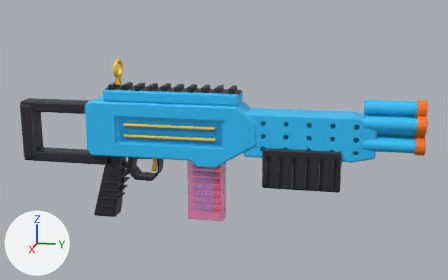
Two versions of the glTF model public/models/blasters/B01.glb, one commit apart.
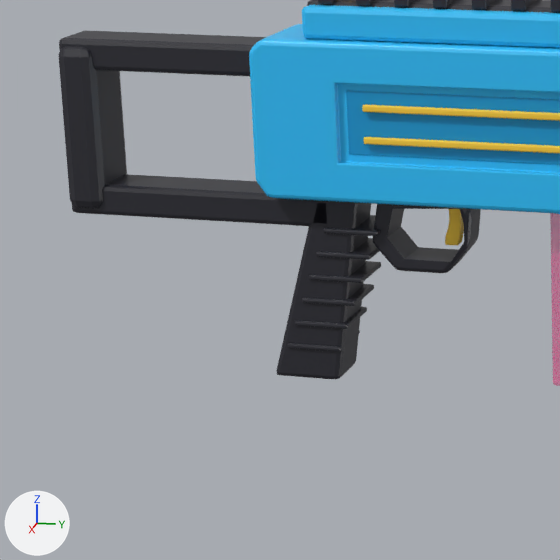
Each version appears first whole from a camera (50 mm lens) standing at (0.948, 0.358, 0.312) and looking at (-0.005, 0.168, 0.074), and next in a close-up on the part from 0% to 43% of the width and 31% to 99% of the height. Every picture has the same lights, and +X, +Y and +Z are marked at lower left. The older version's two pictures come first. Where no turn or scale is listed for an object, it has been applied to the vertices. Vertices at exactly the same position are counted once.

The first close-up shows 'body', 'mag', 'trigger'.
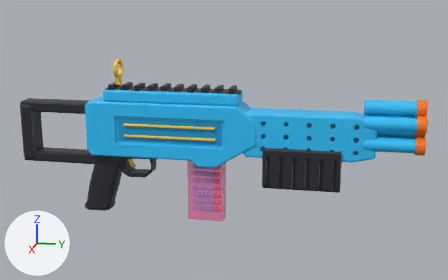
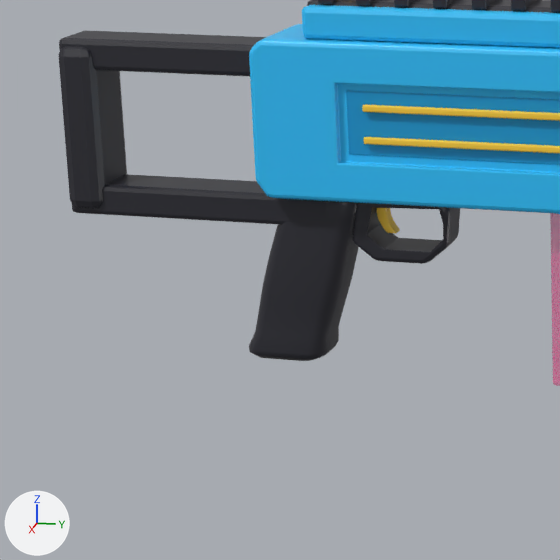
Boxes (x1, y1, x2, y2) around the edits, measured in the close-ups (560 x 560 px; the box of a moved part takes in the faces that stretch with it):
'body', reshaped: before (59, 0, 560, 380); after (59, 0, 560, 361)
'trigger', reshaped, moved: before (445, 209, 464, 245); after (377, 208, 400, 233)
part 1 of me_receiver_mesh, added: after (249, 201, 359, 361)
part 2 of me_receiver_mesh, deleted: before (316, 238, 379, 260)
part 3 of me_receiver_mesh, deleted: before (295, 307, 367, 329)
part 4 of me_receiver_mesh, deleted: before (288, 330, 360, 352)
part 5 of me_receiver_mesh, moved or reshaped: before (276, 201, 481, 380); after (352, 203, 460, 264)

Diff of the bpy script that builds the scene:
```diff
--- a/public/models/blasters/B01.glb.py
+++ b/public/models/blasters/B01.glb.py
@@ img_grip_horizontal_ribs @@
+img_grip_horizontal_ribs = load_image('Grip horizontal ribs', '_unpacked/Grip_horizontal_ribs', 128, 128, 'Non-Color')
@@ mat_grip_charcoal @@
+mat_grip_charcoal = bpy.data.materials.new('Grip charcoal')
+# colours: dark grey #2b2b33
+# uses the picture img_grip_horizontal_ribs
@@ me_receiver_mesh @@
 # used by ob_body; location = (0.0, 0.0, 0.0)
-me_receiver_mesh.from_pydata(...)  # 5260 vertices, 10552 faces; spans x -0.027..0.027, y -0.175..0.475, z -0.065..0.201
+me_receiver_mesh.from_pydata(...)  # 5252 vertices, 10560 faces; spans x -0.027..0.027, y -0.175..0.475, z -0.055..0.201
+# me_receiver_mesh part 1: a new loose piece of 384 vertices spanning x -0.016..0.016, y -0.072..-0.001, z -0.055..0.045, in mat_grip_charcoal
+# me_receiver_mesh part 2: the loose piece of 56 vertices spanning x -0.016..0.016, y -0.025..0.007, z 0.009..0.013 is deleted
+# me_receiver_mesh part 3: the loose piece of 56 vertices spanning x -0.016..0.016, y -0.04..-0.008, z -0.032..-0.03 is deleted
+# me_receiver_mesh part 4: the loose piece of 56 vertices spanning x -0.016..0.016, y -0.045..-0.013, z -0.047..-0.044 is deleted
+# me_receiver_mesh part 5: 37 vertices moved from x -0.016..0.016, y -0.035..0.012, z -0.019..0.044 to x -0.012..0.012, y 0.0..0.051, z 0.008..0.049; 507 vertices removed from x -0.016..0.016, y -0.054..0.065, z -0.065..0.049; 283 vertices added at x -0.012..0.012, y -0.005..0.053, z 0.007..0.048
 me_receiver_mesh.materials.append(mat_foam_blue)
@@ me_receiver_mesh @@
 me_receiver_mesh.materials.append(mat_safety_orange)
+me_receiver_mesh.materials.append(mat_grip_charcoal)
@@ me_trigger_mesh @@
 # used by ob_trigger; location = (0.0, 0.051, 0.047)
-me_trigger_mesh.from_pydata(...)  # 92 vertices, 180 faces; spans x -0.004..0.004, y -0.0056..0.006, z -0.03..0.0
+me_trigger_mesh.from_pydata(...)  # 140 vertices, 276 faces; spans x -0.004..0.004, y -0.0059..0.0056, z -0.025..0.0
+# me_trigger_mesh part 6: the whole mesh is rebuilt
 me_trigger_mesh.materials.append(mat_foam_yellow)
@@ ob_trigger @@
 ob_trigger = bpy.data.objects.new('trigger', me_trigger_mesh)
-ob_trigger.location = (0.0, 0.051, 0.047)
+ob_trigger.location = (0.0, 0.013, 0.047)
```
